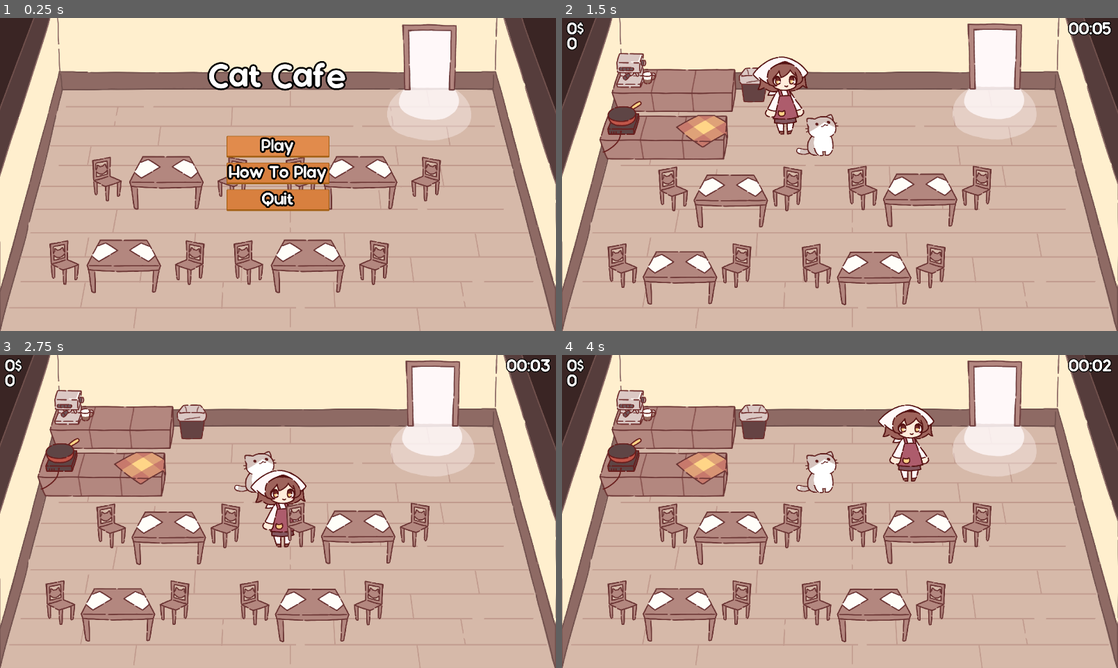
Above: before the commit, frames 1-4 (two rows, left to right).
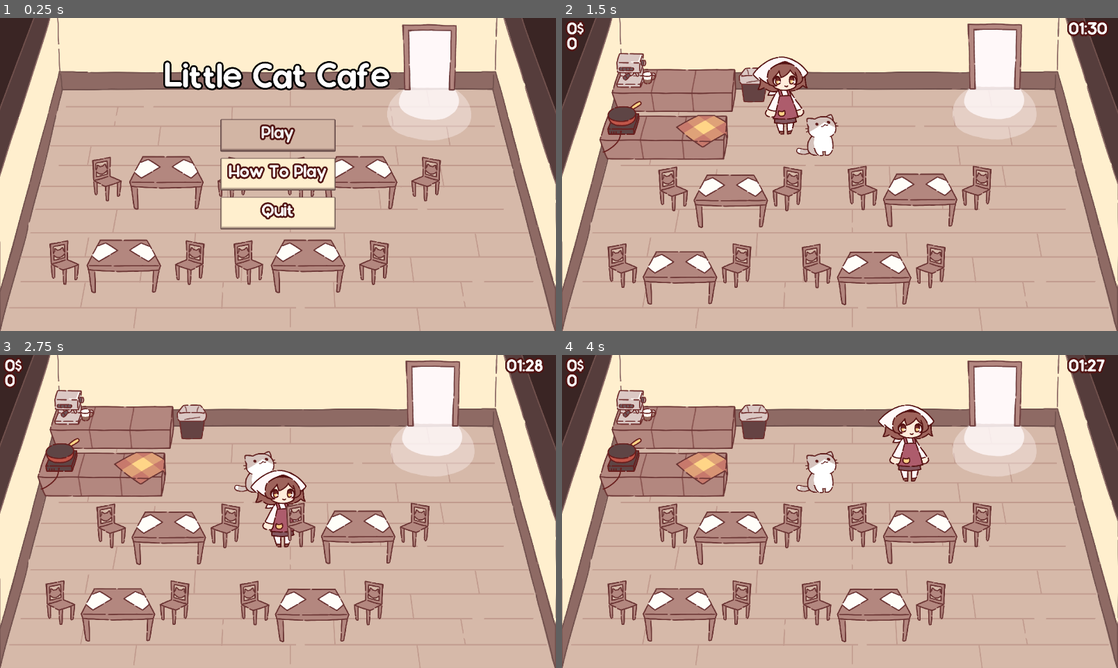
Above: after the commit, the same moments.

Repository: NuTrynity/Little-Cat-Cafe
Game: Godot game, scene res://Nodes/UI/main_menu.tscn
The game is run twice, just before and just after one commit, with the same random seed, the same clock (stepped at 60 frames per second) and the same inputs.
Inputs:
- Up to frame 1 (0.25 s): no input
- Up to frame 2 (1.5 s): click "Play" at 0.5 s; hold Right (move_right) from 1.28 s (still down); hold E (interact) from 1.28 s (still down)
- Up to frame 3 (2.75 s): release Right (move_right) at 2.03 s; release E (interact) at 2.03 s; hold S (move_down) from 2.03 s (still down); tap E (interact) at 2.1 s
- Up to frame 4 (4 s): release S (move_down) at 2.78 s; hold Right (move_right) 2.78-3.53 s; hold E (interact) 2.78-3.53 s; hold W (move_up) from 3.53 s (still down); tap E (interact) at 3.6 s

The runs differ from the first frame. In frame 1, 8.6% of the frame differs, in the area x 29-71%, y 13-68%; in frame 2, 0.4%; in frame 3, 0.4%; in frame 4, 0.4%.

Commit message:
changed theme and some fixes on UI

Diff:
--- a/Assets/Theme/main_menu.tres
+++ b/Assets/Theme/main_menu.tres
@@ -2,82 +2,87 @@
 
 [ext_resource type="FontFile" uid="uid://dwyf3ahqcehcv" path="res://Assets/Fonts/Sonorous.otf" id="1_4ljtg"]
 
-[sub_resource type="StyleBoxFlat" id="StyleBoxFlat_m8l7e"]
-bg_color = Color(0.921569, 0.588235, 0.356863, 0.482353)
-border_width_left = 4
-border_width_top = 2
-border_width_right = 4
-border_width_bottom = 8
-border_color = Color(0.647059, 0.376471, 0.0784314, 1)
+[sub_resource type="StyleBoxFlat" id="StyleBoxFlat_ecjjk"]
+bg_color = Color(0.701961, 0.552941, 0.52549, 0.588235)
+border_width_left = 8
+border_width_top = 4
+border_width_right = 8
+border_width_bottom = 16
+border_color = Color(0.337255, 0.239216, 0.235294, 1)
+border_blend = true
 corner_radius_top_left = 4
 corner_radius_top_right = 4
 corner_radius_bottom_right = 4
 corner_radius_bottom_left = 4
-expand_margin_left = 8.0
-expand_margin_top = 16.0
-expand_margin_right = 8.0
-expand_margin_bottom = 8.0
+expand_margin_left = 32.0
+expand_margin_top = 32.0
+expand_margin_right = 32.0
+expand_margin_bottom = 32.0
 
-[sub_resource type="StyleBoxFlat" id="StyleBoxFlat_2beep"]
-bg_color = Color(0.921569, 0.588235, 0.356863, 1)
-border_width_left = 4
-border_width_top = 2
-border_width_right = 4
-border_width_bottom = 8
-border_color = Color(0.647059, 0.376471, 0.0784314, 1)
+[sub_resource type="StyleBoxFlat" id="StyleBoxFlat_26ky2"]
+bg_color = Color(0.701961, 0.552941, 0.52549, 0.588235)
+border_width_left = 8
+border_width_top = 4
+border_width_right = 8
+border_width_bottom = 16
+border_color = Color(0.337255, 0.239216, 0.235294, 1)
+border_blend = true
+corner_radius_top_left = 8
+corner_radius_top_right = 8
+corner_radius_bottom_right = 8
+corner_radius_bottom_left = 8
+expand_margin_left = 32.0
+expand_margin_top = 32.0
+expand_margin_right = 32.0
+expand_margin_bottom = 32.0
+
+[sub_resource type="StyleBoxFlat" id="StyleBoxFlat_8s2vf"]
+bg_color = Color(1, 0.937255, 0.807843, 1)
+border_width_left = 8
+border_width_top = 4
+border_width_right = 8
+border_width_bottom = 16
+border_color = Color(0.337255, 0.239216, 0.235294, 1)
+border_blend = true
 corner_radius_top_left = 4
 corner_radius_top_right = 4
 corner_radius_bottom_right = 4
 corner_radius_bottom_left = 4
-expand_margin_left = 8.0
-expand_margin_top = 16.0
-expand_margin_right = 8.0
-expand_margin_bottom = 8.0
+expand_margin_left = 32.0
+expand_margin_top = 32.0
+expand_margin_right = 32.0
+expand_margin_bottom = 32.0
 
-[sub_resource type="StyleBoxFlat" id="StyleBoxFlat_ecjjk"]
-bg_color = Color(0.847059, 0.501961, 0.247059, 1)
-border_width_left = 4
-border_width_top = 2
-border_width_right = 4
-border_width_bottom = 8
-border_color = Color(0.647059, 0.376471, 0.0784314, 1)
+[sub_resource type="StyleBoxFlat" id="StyleBoxFlat_h1mj6"]
+bg_color = Color(0.337255, 0.239216, 0.235294, 1)
+border_width_left = 8
+border_width_top = 4
+border_width_right = 8
+border_width_bottom = 16
+border_color = Color(0.337255, 0.239216, 0.235294, 1)
+border_blend = true
 corner_radius_top_left = 4
 corner_radius_top_right = 4
 corner_radius_bottom_right = 4
 corner_radius_bottom_left = 4
-expand_margin_left = 8.0
-expand_margin_top = 16.0
-expand_margin_right = 8.0
-expand_margin_bottom = 8.0
-
-[sub_resource type="StyleBoxFlat" id="StyleBoxFlat_ny3bj"]
-bg_color = Color(0.631373, 0.352941, 0.137255, 1)
-border_width_left = 4
-border_width_top = 2
-border_width_right = 4
-border_width_bottom = 8
-border_color = Color(0.647059, 0.376471, 0.0784314, 1)
-corner_radius_top_left = 4
-corner_radius_top_right = 4
-corner_radius_bottom_right = 4
-corner_radius_bottom_left = 4
-expand_margin_left = 8.0
-expand_margin_top = 16.0
-expand_margin_right = 8.0
-expand_margin_bottom = 8.0
+expand_margin_left = 32.0
+expand_margin_top = 32.0
+expand_margin_right = 32.0
+expand_margin_bottom = 32.0
 
 [resource]
 default_font = ExtResource("1_4ljtg")
 default_font_size = 64
 Button/colors/font_color = Color(1, 1, 1, 1)
-Button/colors/font_outline_color = Color(0, 0, 0, 1)
+Button/colors/font_outline_color = Color(0.317647, 0.0784314, 0.0745098, 1)
 Button/constants/outline_size = 32
 Button/font_sizes/font_size = 64
 Button/fonts/font = ExtResource("1_4ljtg")
-Button/styles/focus = SubResource("StyleBoxFlat_m8l7e")
-Button/styles/hover = SubResource("StyleBoxFlat_2beep")
-Button/styles/normal = SubResource("StyleBoxFlat_ecjjk")
-Button/styles/pressed = SubResource("StyleBoxFlat_ny3bj")
-Label/colors/font_outline_color = Color(0, 0, 0, 1)
-Label/constants/outline_size = 16
+Button/styles/focus = SubResource("StyleBoxFlat_ecjjk")
+Button/styles/hover = SubResource("StyleBoxFlat_26ky2")
+Button/styles/normal = SubResource("StyleBoxFlat_8s2vf")
+Button/styles/pressed = SubResource("StyleBoxFlat_h1mj6")
+Label/colors/font_outline_color = Color(0.317647, 0.0784314, 0.0745098, 1)
+Label/constants/outline_size = 32
+Label/font_sizes/font_size = 64
 Label/fonts/font = ExtResource("1_4ljtg")
--- a/Nodes/CharacterNodes/npc_skin.tscn
+++ b/Nodes/CharacterNodes/npc_skin.tscn
@@ -110,6 +110,18 @@
 "update": 0,
 "values": [0.0872665, -0.0872665, 0.0872665]
 }
+tracks/2/type = "value"
+tracks/2/imported = false
+tracks/2/enabled = true
+tracks/2/path = NodePath("MealWanted:rotation")
+tracks/2/interp = 0
+tracks/2/loop_wrap = true
+tracks/2/keys = {
+"times": PackedFloat32Array(0, 0.5, 1),
+"transitions": PackedFloat32Array(1, 1, 1),
+"update": 0,
+"values": [0.349066, -0.349066, 0.349066]
+}
 
 [sub_resource type="AnimationLibrary" id="AnimationLibrary_0amnf"]
 _data = {
--- a/Nodes/UI/main_menu.tscn
+++ b/Nodes/UI/main_menu.tscn
@@ -153,7 +153,7 @@
 theme_override_fonts/normal_font = ExtResource("3_vnn3k")
 theme_override_font_sizes/normal_font_size = 128
 bbcode_enabled = true
-text = "[center][wave amp=50]Cat Cafe"
+text = "[center][wave amp=50]Little Cat Cafe"
 scroll_active = false
 
 [node name="CenterContainer" type="CenterContainer" parent="."]
@@ -166,7 +166,7 @@
 
 [node name="Buttons" type="VBoxContainer" parent="CenterContainer"]
 layout_mode = 2
-theme_override_constants/separation = 48
+theme_override_constants/separation = 94
 
 [node name="Play" type="Button" parent="CenterContainer/Buttons"]
 layout_mode = 2
--- /dev/null
+++ b/Nodes/UI/pause_menu.tscn
@@ -0,0 +1,34 @@
+[gd_scene load_steps=3 format=3 uid="uid://drdi805c4pc40"]
+
+[ext_resource type="Script" path="res://Scripts/UIScripts/pause_menu.gd" id="1_fih3m"]
+[ext_resource type="Theme" uid="uid://cre74qu5ppyhh" path="res://Assets/Theme/main_menu.tres" id="1_y4bsb"]
+
+[node name="PauseMenu" type="Control"]
+layout_mode = 3
+anchors_preset = 15
+anchor_right = 1.0
+anchor_bottom = 1.0
+grow_horizontal = 2
+grow_vertical = 2
+theme = ExtResource("1_y4bsb")
+script = ExtResource("1_fih3m")
+
+[node name="CenterContainer" type="CenterContainer" parent="."]
+layout_mode = 1
+anchors_preset = 15
+anchor_right = 1.0
+anchor_bottom = 1.0
+grow_horizontal = 2
+grow_vertical = 2
+
+[node name="Buttons" type="VBoxContainer" parent="CenterContainer"]
+layout_mode = 2
+theme_override_constants/separation = 94
+
+[node name="Resume" type="Button" parent="CenterContainer/Buttons"]
+layout_mode = 2
+text = "Resume Game"
+
+[node name="Options" type="Button" parent="CenterContainer/Buttons"]
+layout_mode = 2
+text = "Options"
--- a/Nodes/UI/timer.tscn
+++ b/Nodes/UI/timer.tscn
@@ -14,4 +14,5 @@
 text = "time
 "
 script = ExtResource("1_cobqn")
-seconds = 5
+minutes = 1
+seconds = 30
--- a/Scripts/CharacterScripts/NPC.gd
+++ b/Scripts/CharacterScripts/NPC.gd
@@ -20,6 +20,7 @@
 var can_be_interacted : bool = false
 var is_leaving : bool = false
 var is_sitting : bool = false
+var is_angry : bool = false
 
 var current_meal : Node2D = null
 
@@ -108,9 +109,14 @@
 	state = State.LEAVE
 	aiMvt.goto_exit()
 	leaving.emit()
+	meal_want.hide()
 	patience_bar.hide()
-	meal_want.hide()
 	interact_area.monitoring = false
+
+	if is_angry == true:
+		meal_want.show()
+	else:
+		meal_want.hide()
 
 # ends sit_area action
 func _on_meal_finished():
--- a/Scripts/UIScripts/Timer.gd
+++ b/Scripts/UIScripts/Timer.gd
@@ -32,6 +32,6 @@
 # Called every frame. 'delta' is the elapsed time since the previous frame.
 func _process(_delta):
 	if minutes < 10:
-		text = "0" + str(minutes) + str(seconds)
+		text = "0" + str(minutes) + ":" + str(seconds)
 		if seconds < 10:
 			text = "0" + str(minutes) + ":" + "0" + str(seconds)
--- /dev/null
+++ b/Scripts/UIScripts/pause_menu.gd
@@ -0,0 +1,4 @@
+extends Control
+
+func _ready():
+	$CenterContainer/Buttons/Resume.grab_focus()
Binary file added: Sprites/anger_vein.png
Not shown, added: Sprites/anger_vein.png.import
